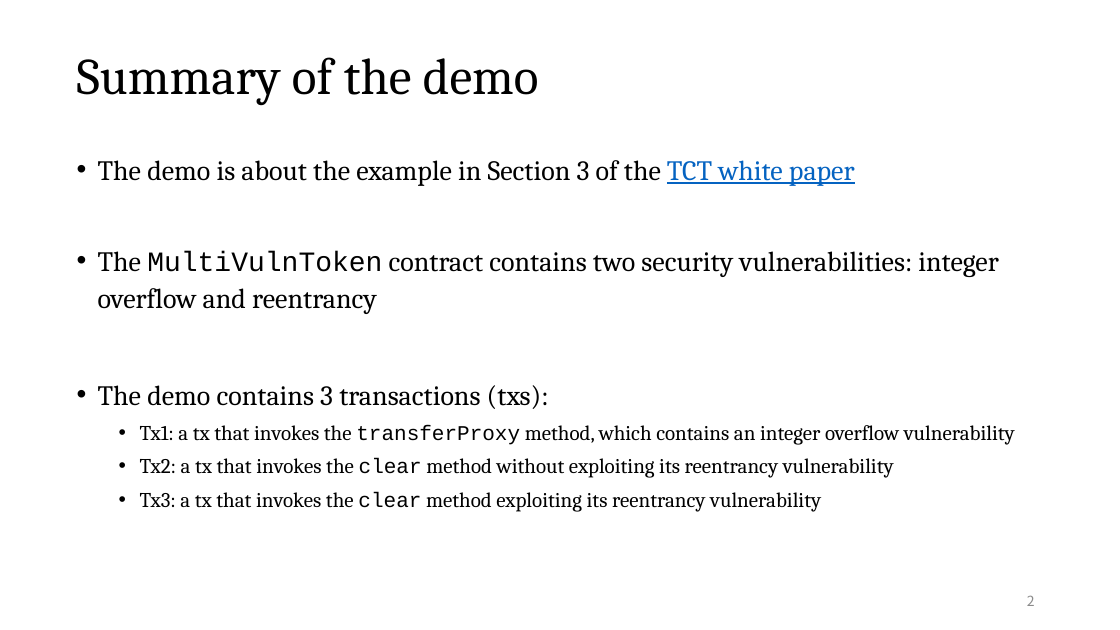
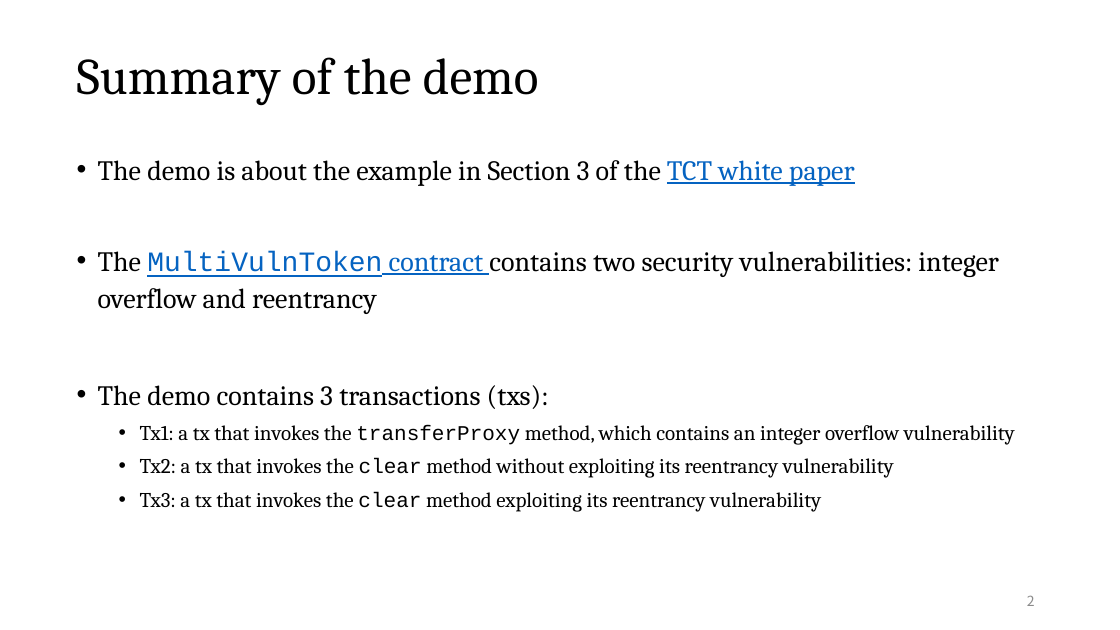
Before and after one commit to TCT-web3/demo, a slide deck: slide 2 of trace-symexec/PPTs/demo-1.pptx. Drawn at 1120x630 pixels with LibreOffice and Linux fonts; fonts in the diff are those of the drawing. Boxes give left, top, right and bottom in pixels: in the first picture for what was removed or moved away, otherwise in the second. Text is boxed around its words. In the diff, an @@ line names an element or a change of style, - is before the commit and + after.

Commit message:
fix a URL error in the demo-1 PPT

```diff
--- a/trace-symexec/PPTs/demo-1.pptx
+++ b/trace-symexec/PPTs/demo-1.pptx
@@ text at bbox=[98, 251, 999, 314]: text colour #000000 to #0563C1, underline on in "MultiVulnToken contract" @@
```
Also in this commit, not shown: 1 other slide changed.
